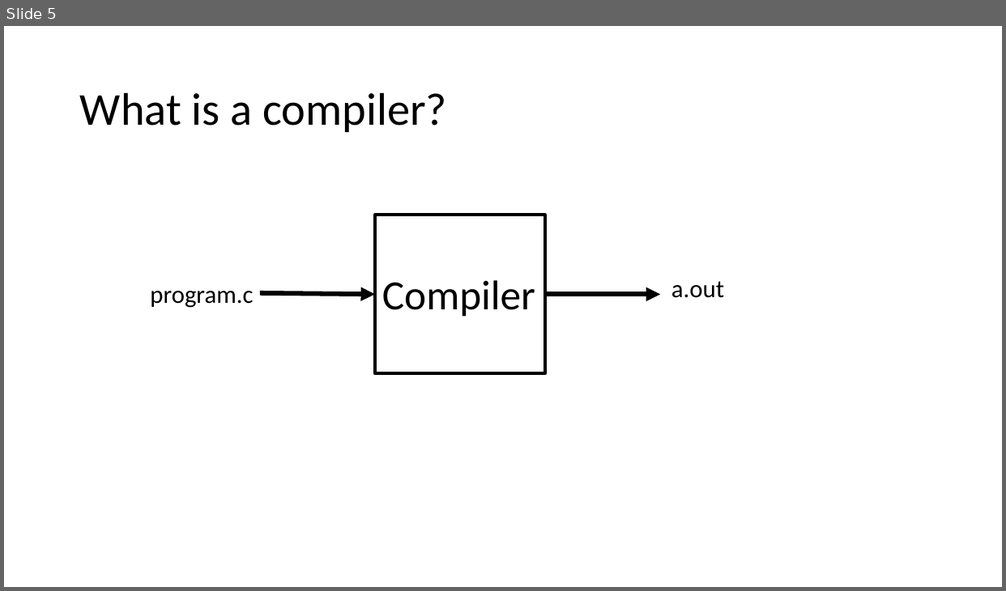
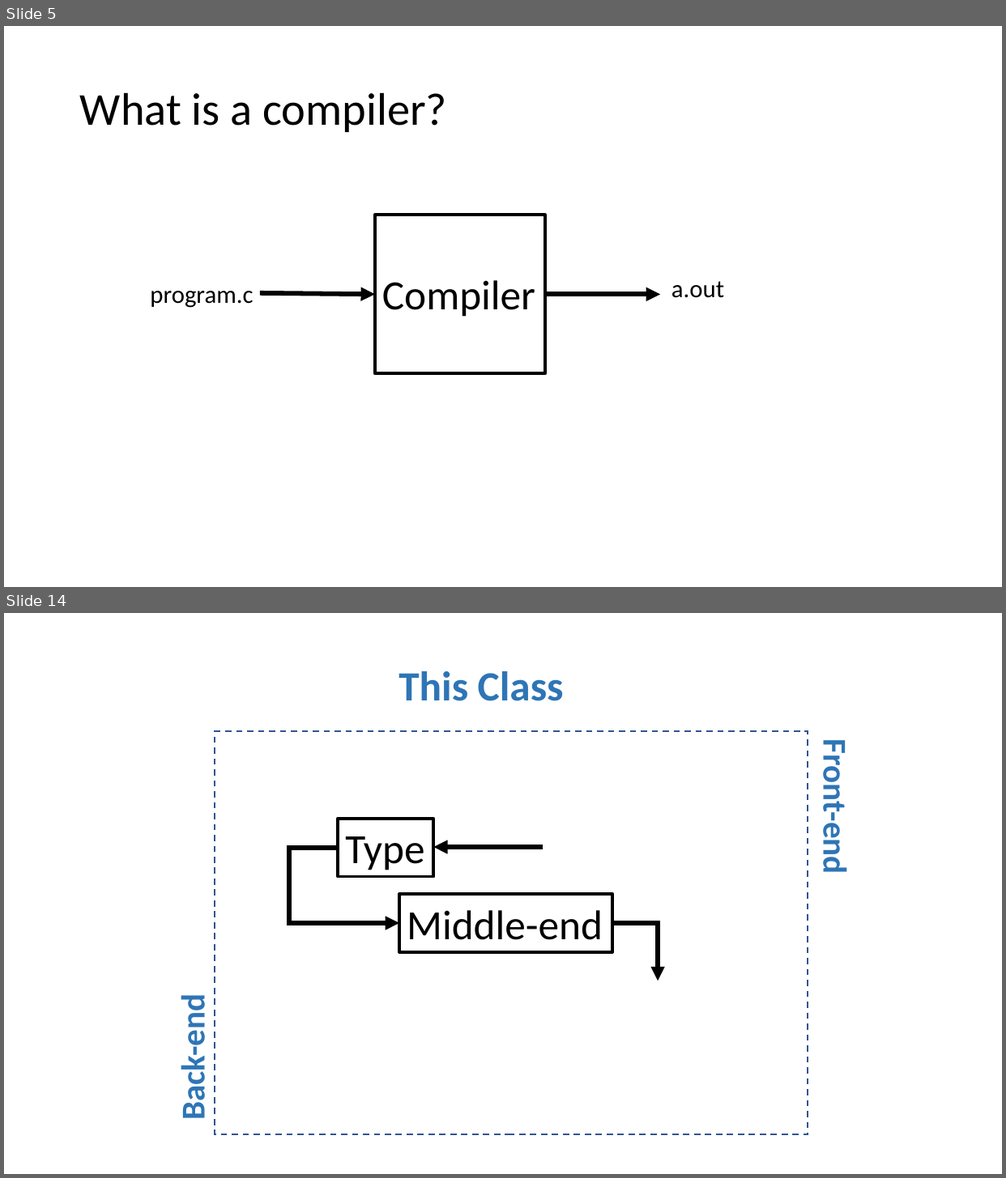
Before and after one commit to matthewbdwyer/matthewbdwyer.github.io, a slide deck: 6620/slides/Introduction.pptx. Shown one above the other, each under a label of ours: slide 5 before the commit, slides 5 and 14 after it; the slides between them are not shown. The pictures are 1006x591 and 1006x1178 pixels, drawn with LibreOffice and Linux fonts; fonts in the diff are those of the drawing. Boxes give left, top, right and bottom in pixels: in the first picture for what was removed or moved away, otherwise in the second. Text is boxed around its words. In the diff, an @@ line names an element or a change of style, - is before the commit and + after.

```diff
--- a/6620/slides/Introduction.pptx
+++ b/6620/slides/Introduction.pptx
@@ slide 14 added at [4,613,1002,1174], background #FFFFFF @@
@@ text added at [398,671,564,701], 40 pt, text #2E75B6, bold @@
+This Class
@@ rectangle added at [215,731,808,1135], outline #325491 1.5 pt dashed @@
@@ text added at [815,752,855,871], 32 pt, text #2E75B6, bold @@
+Front-end
@@ rectangle added at [338,819,434,876], outline #000000 3 pt, 40 pt, text #000000 @@
+Type
@@ elbow arrow added from (338, 848) to (399, 923), #000000 4.5 pt @@
@@ arrow added from (543, 847) to (434, 847), #000000 4.5 pt @@
@@ rectangle added at [399,895,612,952], outline #000000 3 pt, 40 pt, text #000000 @@
+Middle-end
@@ elbow arrow added from (612, 923) to (658, 982), #000000 4.5 pt @@
@@ text added at [173,1006,214,1116], 32 pt, text #2E75B6, bold @@
+Back-end
```
Also in this commit, not shown: 3 slides changed, 10 other slides added, 2 slides removed, 13 other files.
